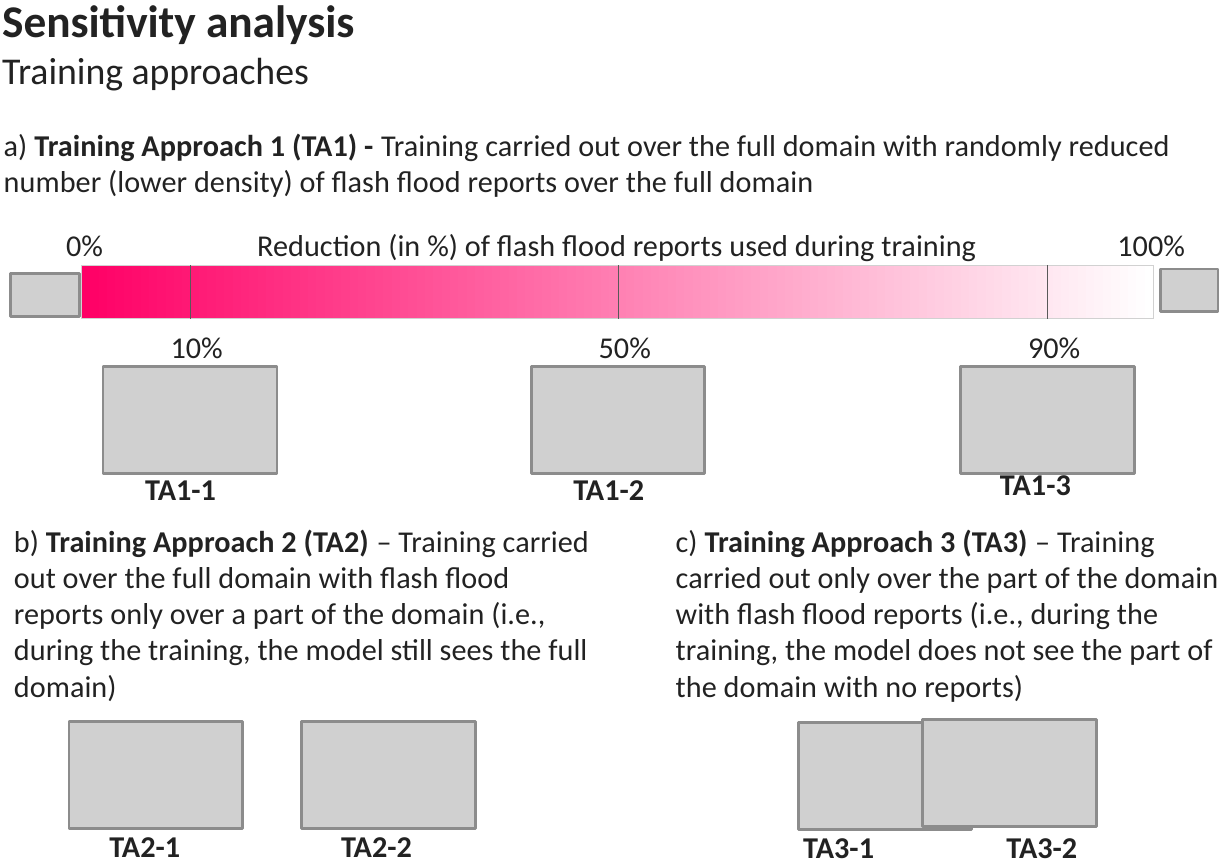
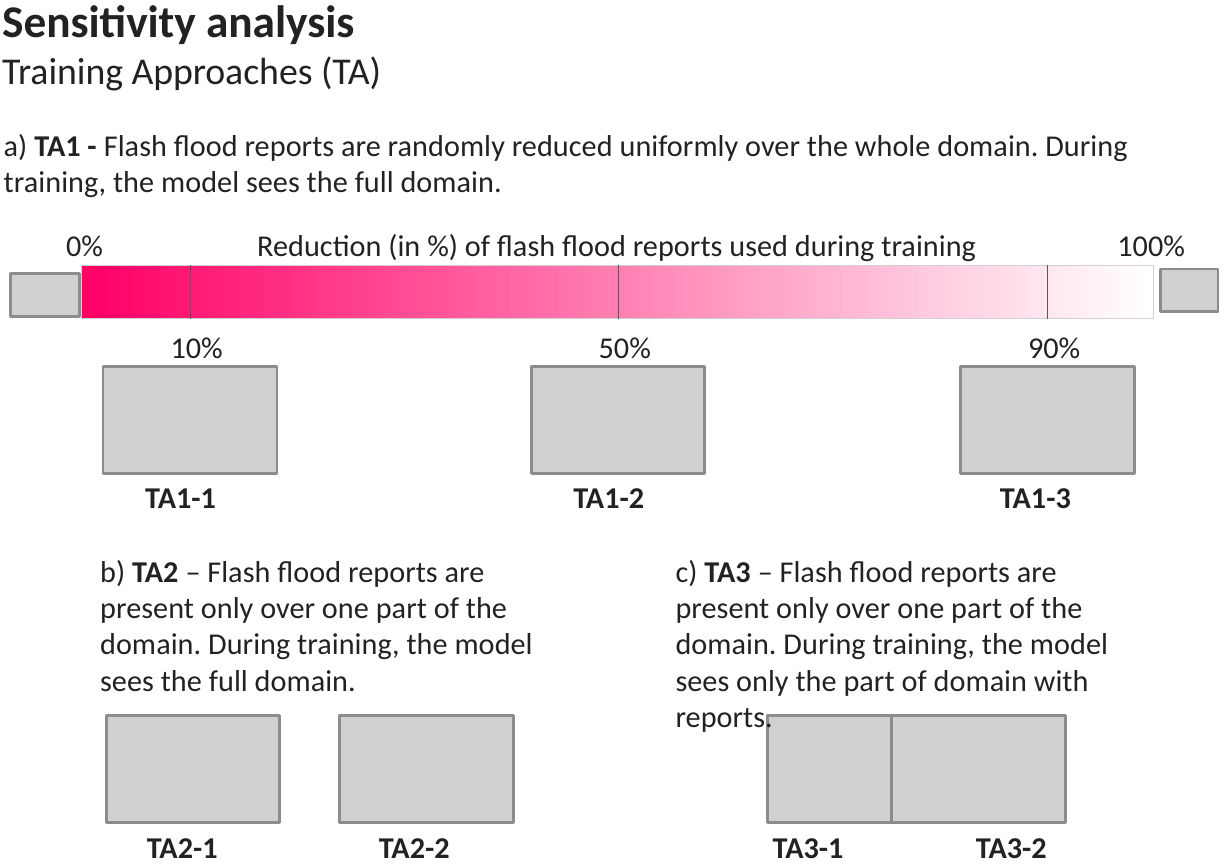
Before and after one commit to FatimaPillosu/thesis, a slide deck: slide 1 of chapter_07/figures/training_approaches.pptx. Drawn at 1232x868 pixels with LibreOffice and Linux fonts; fonts in the diff are those of the drawing; grey boxes stand for pictures. Boxes give left, top, right and bottom in pixels: in the first picture for what was removed or moved away, otherwise in the second. Text is boxed around its words. In the diff, an @@ line names an element or a change of style, - is before the commit and + after.

```diff
--- a/chapter_07/figures/training_approaches.pptx
+++ b/chapter_07/figures/training_approaches.pptx
@@ text at [2, 56, 381, 91]: text changed @@
-Training approaches
+Training Approaches (TA)
@@ text at [4, 134, 1127, 197]: text changed @@
-a) Training Approach 1 (TA1) - Training carried out over the full domain with randomly reduced number (lower density) of flash flood reports over the full domain
+a) TA1 - Flash flood reports are randomly reduced uniformly over the whole domain. During training, the model sees the full domain.
@@ text "TA1-1": place and size @@
-text "TA1-1" at [145, 480, 216, 500]
+text "TA1-1" at [145, 488, 216, 508]
@@ text "TA1-2": place and size @@
-text "TA1-2" at [573, 480, 644, 500]
+text "TA1-2" at [573, 488, 644, 508]
@@ text "TA1-3" rewrapped from [1000, 469, 1071, 496] to [1000, 488, 1071, 509] @@
@@ text at [100, 560, 533, 692]: text changed @@
-b) Training Approach 2 (TA2) – Training carried out over the full domain with flash flood reports only over a part of the domain (i.e., during the training, the model still sees the full domain)
+b) TA2 – Flash flood reports are present only over one part of the domain. During training, the model sees the full domain.
@@ text at [676, 560, 1108, 696]: text changed @@
-c) Training Approach 3 (TA3) – Training carried out only over the part of the domain with flash flood reports (i.e., during the training, the model does not see the part of the domain with no reports)
+c) TA3 – Flash flood reports are present only over one part of the domain. During training, the model sees only the part of domain with reports.
@@ picture: place and size @@
-picture at [68, 721, 242, 827]
+picture at [106, 715, 280, 821]
@@ picture: place and size @@
-picture at [302, 721, 476, 827]
+picture at [340, 715, 514, 821]
@@ picture: place and size @@
-picture at [797, 721, 971, 827]
+picture at [767, 715, 941, 821]
@@ picture: place and size @@
-picture at [922, 718, 1096, 824]
+picture at [892, 715, 1066, 821]
@@ text "TA2-1": place and size @@
-text "TA2-1" at [109, 837, 180, 857]
+text "TA2-1" at [147, 838, 218, 858]
@@ text "TA2-2": place and size @@
-text "TA2-2" at [341, 837, 412, 857]
+text "TA2-2" at [379, 838, 450, 858]
@@ text "TA3-1": place and size @@
-text "TA3-1" at [803, 838, 874, 858]
+text "TA3-1" at [773, 838, 844, 859]
@@ text "TA3-2": place and size @@
-text "TA3-2" at [1006, 838, 1077, 858]
+text "TA3-2" at [976, 838, 1047, 859]
```
Also in this commit, not shown: 1 other file.
